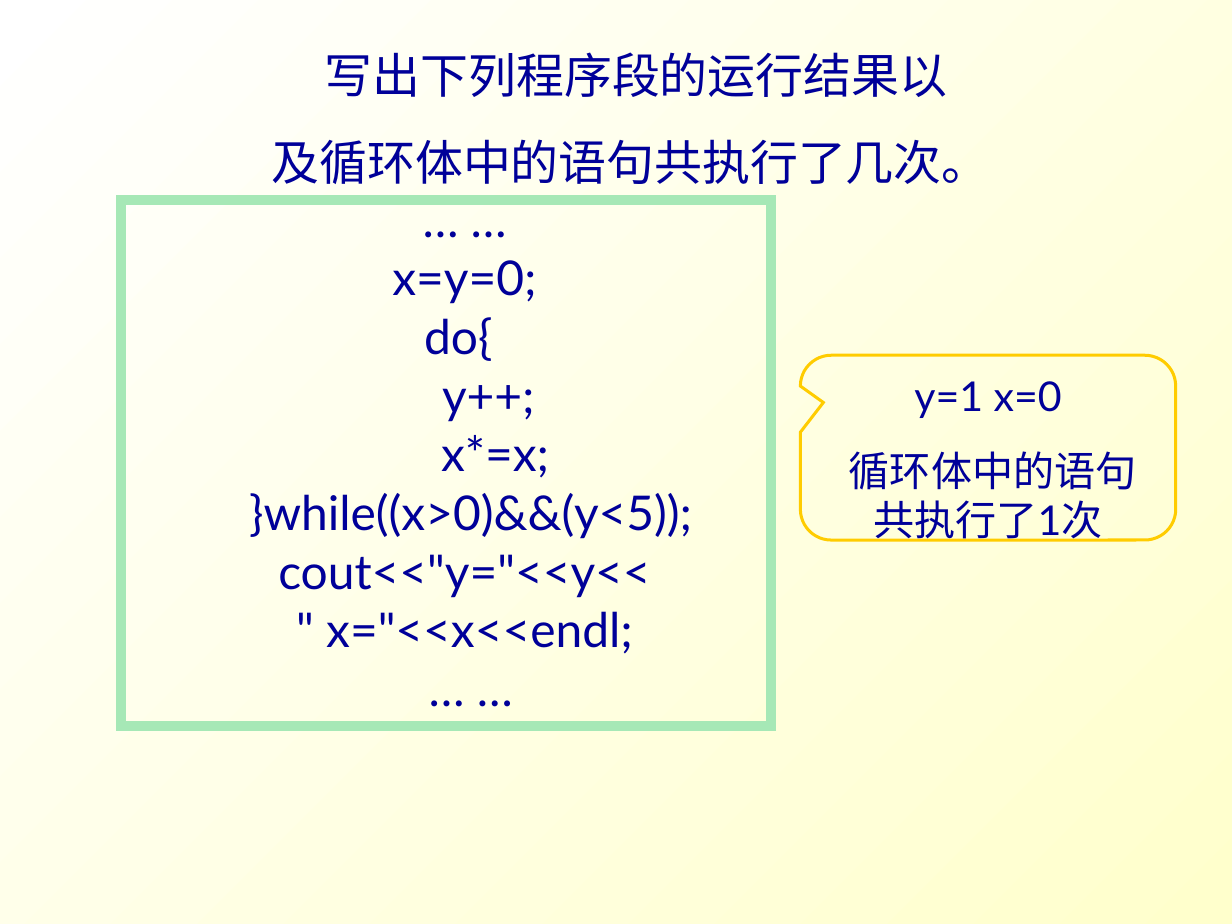
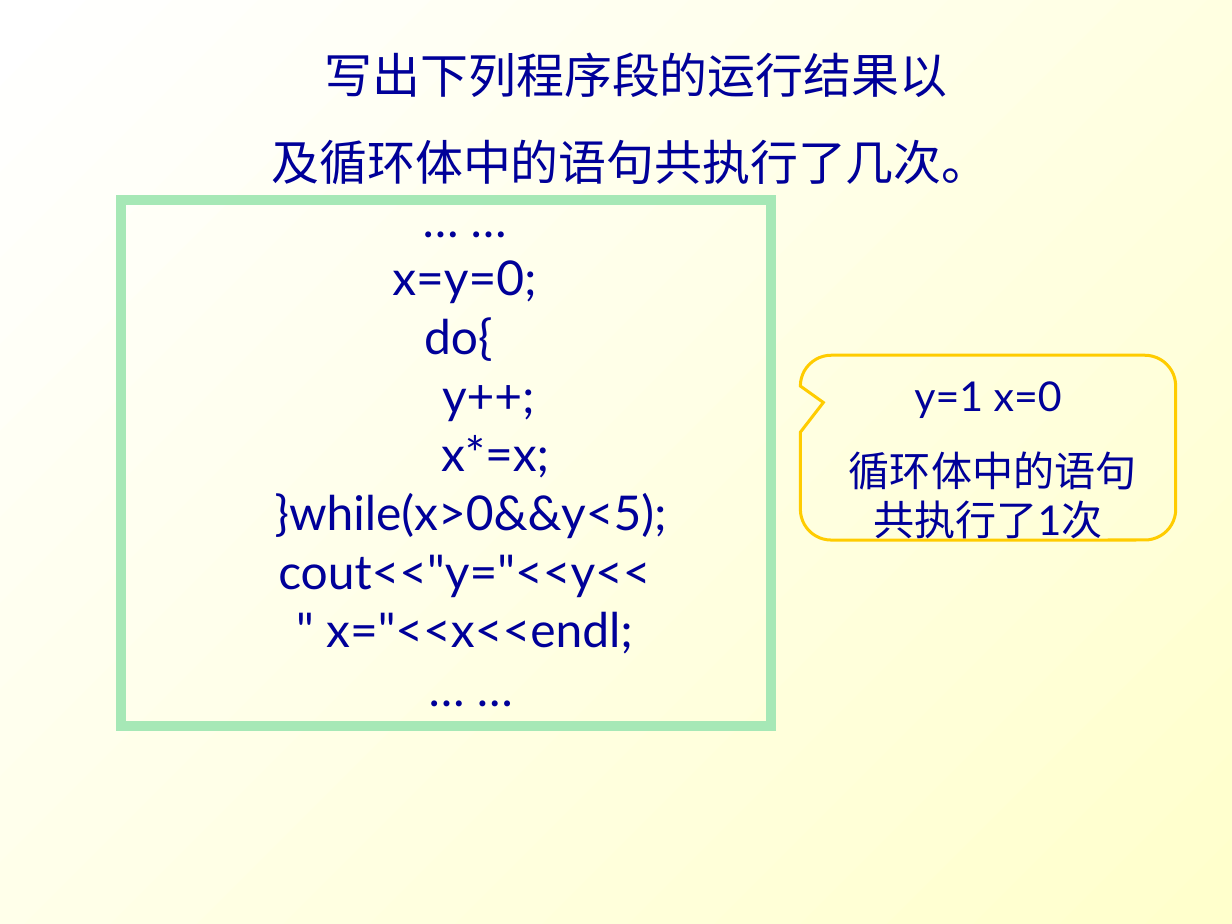
Before and after one commit to Changhe160/Changhe160.github.io, a slide deck: slide 28 of teachingRes/Cplusplus/unit02控制结构.ppt. Drawn at 1232x924 pixels with LibreOffice and Linux fonts; fonts in the diff are those of the drawing. Boxes give left, top, right and bottom in pixels: in the first picture for what was removed or moved away, otherwise in the second. Text is boxed around its words. In the diff, an @@ line names an element or a change of style, - is before the commit and + after.

```diff
--- a/teachingRes/Cplusplus/unit02控制结构.ppt
+++ b/teachingRes/Cplusplus/unit02控制结构.ppt
@@ text in rectangle at box(275, 493, 667, 539): text changed @@
-}while((x>0)&&(y<5));
+}while(x>0&&y<5);
```
Also in this commit, not shown: 1 other slide changed, 2 other files.
